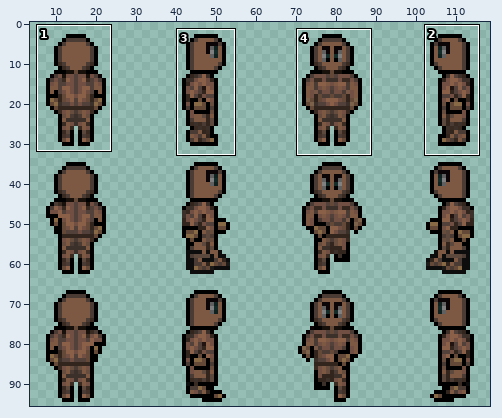
Sprite sheet: src/res/characterCreator/body01.png. Above, an overview of the earlier version with the close-up marked.
Close-up. Before:
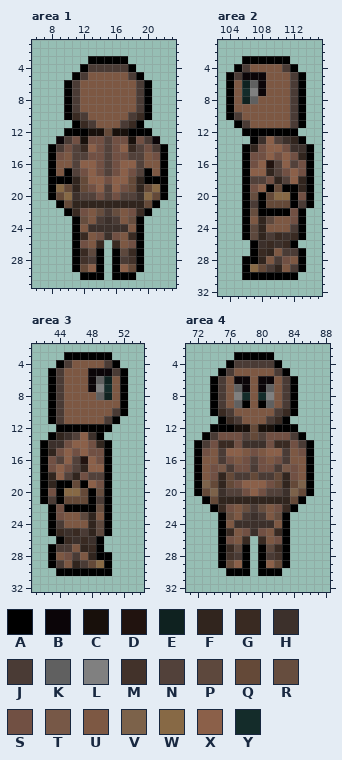
The file is 128x96 pixels. Colours within 5 levels of each other are drawn and written as one. Shown: area 1: x 6..23, y 1..31; area 2: x 103..115, y 1..32; area 3: x 41..54, y 2..32; area 4: x 71..88, y 2..32. The wide view leaves out empty margins. The commit also changed other parts of the picture, which this record leaves out.
Palette (. is transparent): A #000000  B #0b0508  C #18100b  D #21130f  E #0f2220  F #31251e  G #392a22  H #3c302b  J #4a3b35  K #606060  L #808080  M #42322a  N #52413a  P #5d483d  Q #644938  R #664d3e  S #715043  T #775847  U #7d5843  V #7c624a  W #876945  X #8b6049  Y #142c2a
New version:
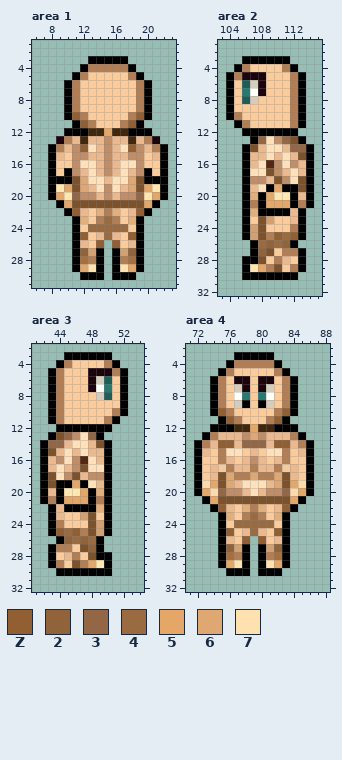
Colours new in this view: Z #915f32  2 #90633a  3 #936645  4 #9a6b41  5 #e5a768  6 #dfa771  7 #ffe0af
The edit:
@@ palette @@
-B #0b0508
+B #1b040b
-C #18100b
+C #41270c
-D #21130f
+D #55270e
-E #0f2220
+E #1e5d58
-F #31251e
+F #7d522b
-J #4a3b35
+J #b47e55
-K #606060
+K #d5ccbc
-L #808080
+L #fffffa
-M #42322a
+M #a66f3e
-N #52413a
+N #c08d66
-P #5d483d
+P #d3a171
-R #664d3e
+R #e2ae7a
-S #715043
+S #ecb88d
-T #775847
+T #f3c99e
-U #7d5843
+U #fbcb9a
-V #7c624a
+V #fbdaab
-W #876945
+W #ffe6ae
-X #8b6049
+X #ffe0b8
-Y #142c2a
+Y #277a72
--- area 1
@@ x 6..23 @@
  9 ....AJUUUUUUUJA...
-10 ....AGJUUUUUJGA...
-11 .....AGJUUUJGA....
-12 ....AAACCQCCAAA...
+10 ....AZJUUUUUJZA...
+11 .....AZJUUUJZA....
+12 ....AAACC5CCAAA...
 13 ...BJSCSSNSSCSJB..
-14 ..AJSNGXSNSXGNSJA.
+14 ..AJSNZXSNSXZNSJA.
 15 ..ASUNNSSNSSNNUSA.
@@ x 6..23 @@
 17 ..AUANSXSNSXSNAUA.
-18 ..AAAFQXXSXXQFAAA.
-19 ..AWQFQSXNXSQFQWA.
-20 ..AQWHNNSNSNNHWQA.
-21 ...AQFFFFFFFFFQA..
-22 ....AGSURJRUSGA...
-23 .....ARUJHJURA....
-24 .....AUHHHHHUA....
-25 .....AGUSHSUGA....
-26 .....ASUG.GUSA....
-27 .....AGPA.APGA....
+18 ..AAAF6XXSXX6FAAA.
+19 ..AW5F6SXNXS6F5WA.
+20 ..A5W3NNSNSNN3W5A.
+21 ...A5FFFFFFFFF5A..
+22 ....AZSURJRUSZA...
+23 .....ARUJ4JURA....
+24 .....AU44444UA....
+25 .....AZUS4SUZA....
+26 .....ASUZ.ZUSA....
+27 .....A2PA.AP2A....
 28 .....AMJA.AJMA....
-29 .....AQXA.AXQA....
+29 .....A57A.A75A....
 30 ......AAA.AAA.....
--- area 2
@@ x 103..115 @@
 12 ...AAAAAAA...
-13 ....AHXNHFA..
-14 ...AFSXXSHHA.
+13 ....A3XN3FA..
+14 ...AFSXXS33A.
 15 ...ASSXSXSFA.
@@ x 107..113 @@
 18 NNSFNXF
-19 SXAQAAF
-20 RAQWWAS
-21 JAQQQAJ
+19 SXA5AAF
+20 RA5WWAS
+21 JA555AJ
 22 RAAAASA
@@ x 106..114 @@
 24 APFUUUJA.
-25 APFJGHGA.
-26 .AHGHGA..
-27 .AGFUJJA.
+25 APFJZ4ZA.
+26 .A4242A..
+27 .A2FUJJA.
 28 AAFUJSUA.
-29 AWQJFUJA.
+29 AW5JFUJA.
 30 AAAAAAA..
--- area 3
@@ x 41..54 @@
 12 ...AAAAAAA....
-13 ..AFHNXHA.....
-14 .AHHSXXSFA....
+13 ..AF3NX3A.....
+14 .A33SXXSFA....
 15 .AFSXSXSSA....
@@ x 43..49 @@
 18 FXNFSNN
-19 FAAQAXS
-20 SAWWQAR
-21 JAQQQAJ
+19 FAA5AXS
+20 SAWW5AR
+21 JA555AJ
 22 ASAAAAR
@@ x 42..50 @@
 24 .AJUUUFPA
-25 .AGHGJFPA
-26 ..AGHGHA.
-27 .AJJUFGA.
+25 .AZ4ZJFPA
+26 ..A2424A.
+27 .AJJUF2A.
 28 .AUSJUFAA
-29 .AJUFJQWA
+29 .AJUFJ5WA
 30 ..AAAAAAA
--- area 4
@@ x 71..88 @@
  9 ...AJUKAUAKUJA....
-10 ...AGJUUUUUJGA....
-11 ....AGJUUUJGA.....
-12 ...AAACCQCCAAA....
-13 ..AJSSSNQNSSSJA...
-14 .AJSGGSHHHSGGSJA..
+10 ...AZJUUUUUJZA....
+11 ....AZJUUUJZA.....
+12 ...AAACC5CCAAA....
+13 ..AJSSSN6NSSSJA...
+14 .AJSZZS333SZZSJA..
 15 .ASUJXXUSUXXJUSA..
@@ x 71..88 @@
 17 .AUSTJSSJSSJTSUA..
-18 .AUSFQJJQJJQFSUA..
-19 .AVQFQSXXXSQFQVA..
-20 .AQVHNNSXSNNHVQA..
-21 ..AQFFFFFFFFFQA...
-22 ...AGSURJRUSGA....
-23 ....ARUJHJURA.....
-24 ....AUHHHHHUA.....
-25 ....AGUSHSUGA.....
-26 ....ASUG.GUSA.....
-27 ....AGPA.APGA.....
+18 .AUSF6JJ6JJ6FSUA..
+19 .AV5F6SXXXS6F5VA..
+20 .A5V3NNSXSNN3V5A..
+21 ..A5FFFFFFFFF5A...
+22 ...AZSURJRUSZA....
+23 ....ARUJ4JURA.....
+24 ....AU44444UA.....
+25 ....AZUS4SUZA.....
+26 ....ASUZ.ZUSA.....
+27 ....A2PA.AP2A.....
 28 ....AMJA.AJMA.....
-29 ....AQXA.AXQA.....
+29 ....A57A.A75A.....
 30 .....AAA.AAA......
Boxes around the changes in both close-ups, in picture pixels (x1, y1, x2, y2):
changed: (56, 64, 160, 272)
changed: (234, 64, 306, 272)
changed: (48, 360, 120, 568)
changed: (202, 360, 306, 568)
